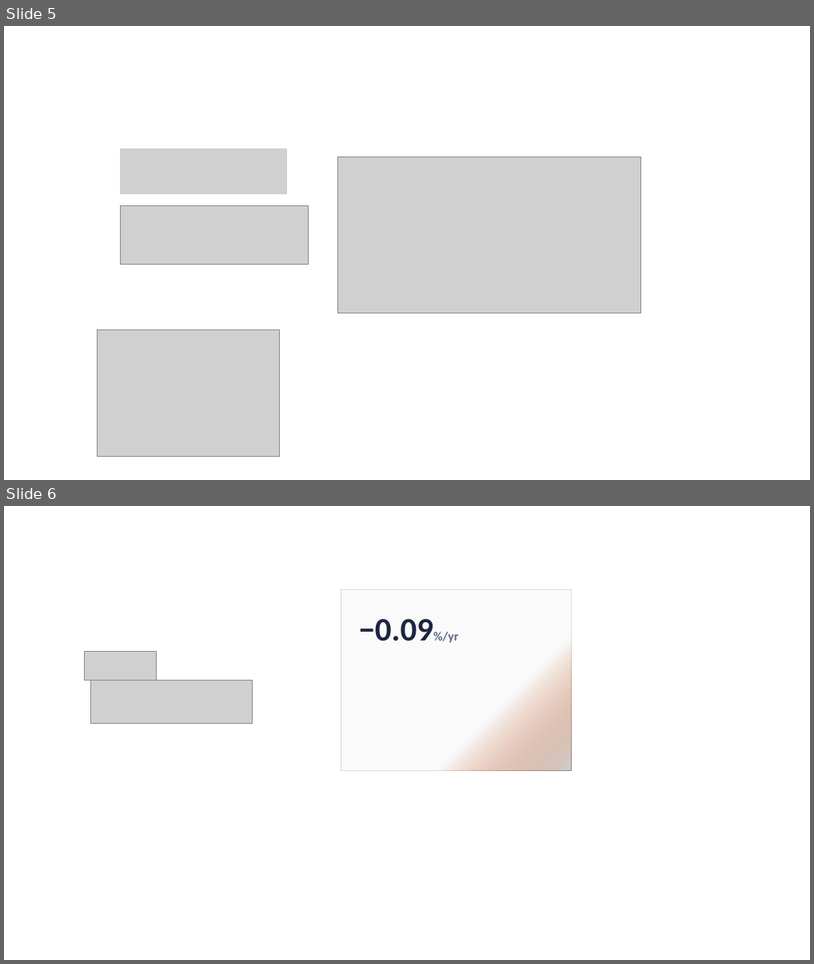
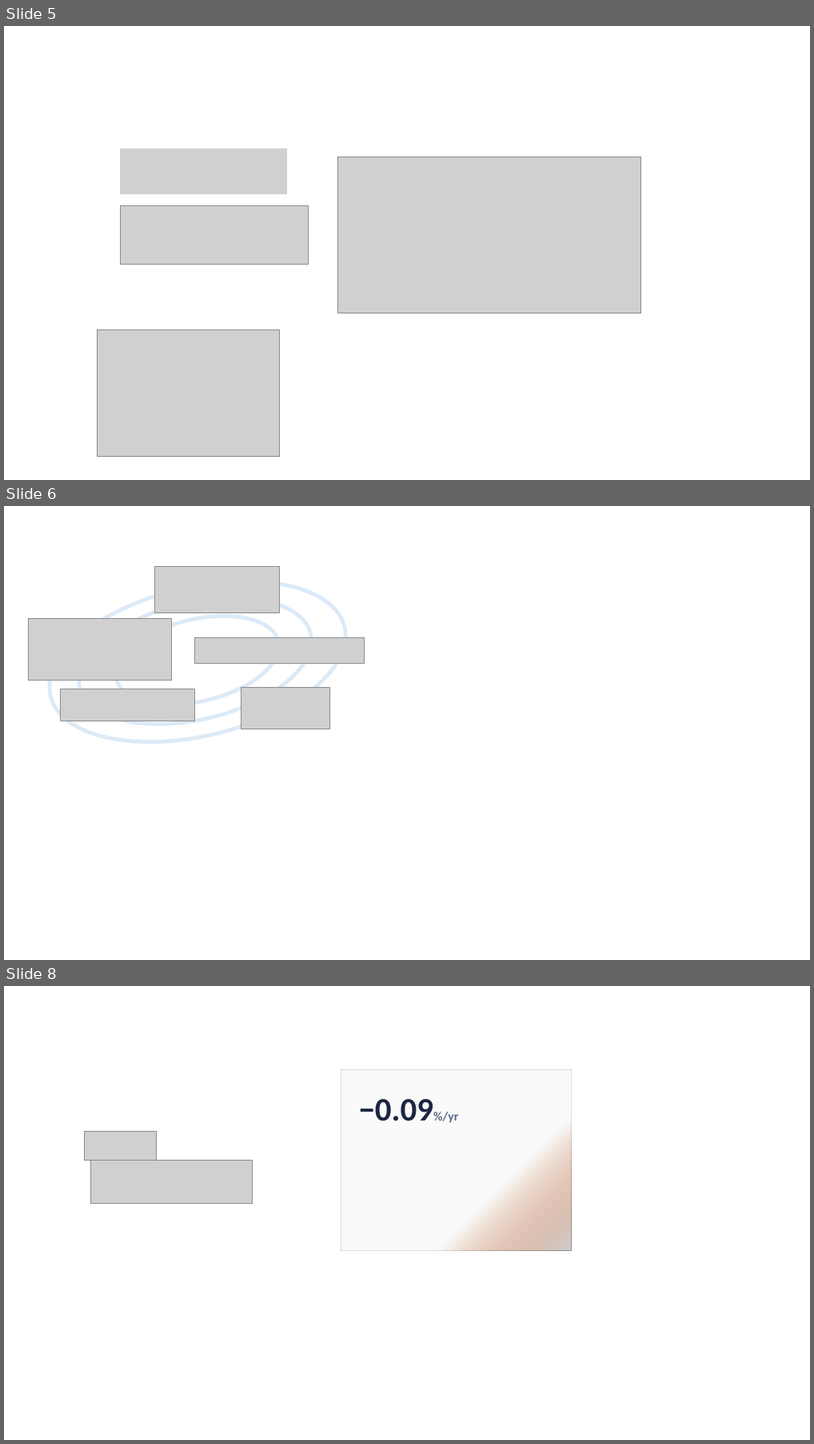
Before and after one commit to lbj2011/pvtools, a slide deck: fig.pptx. Shown one above the other, each under a label of ours: slides 5 and 6 before the commit, slides 5, 6 and 8 after it; the slides between them are not shown. The pictures are 814x964 and 814x1444 pixels, drawn with LibreOffice and Linux fonts; fonts in the diff are those of the drawing; grey boxes stand for pictures. Boxes give left, top, right and bottom in pixels: in the first picture for what was removed or moved away, otherwise in the second. Text is boxed around its words. In the diff, an @@ line names an element or a change of style, - is before the commit and + after.

```diff
--- a/fig.pptx
+++ b/fig.pptx
@@ slide 6 added at bbox=[4, 506, 810, 960], background #FFFFFF @@
@@ ellipse added at bbox=[34, 555, 362, 768], outline #DCEAF7 4.5 pt @@
@@ ellipse added at bbox=[66, 577, 324, 744], outline #DCEAF7 4.5 pt @@
@@ picture added at bbox=[154, 567, 279, 612] @@
@@ ellipse added at bbox=[107, 601, 288, 719], outline #DCEAF7 4.5 pt @@
@@ picture added at bbox=[28, 619, 171, 680] @@
@@ picture added at bbox=[194, 638, 364, 664] @@
@@ picture added at bbox=[60, 688, 194, 720] @@
@@ picture added at bbox=[241, 687, 330, 728] @@
@@ what was slide 6 is now slide 8 @@
```
Also in this commit, not shown: 1 other slide added, 17 other files.
